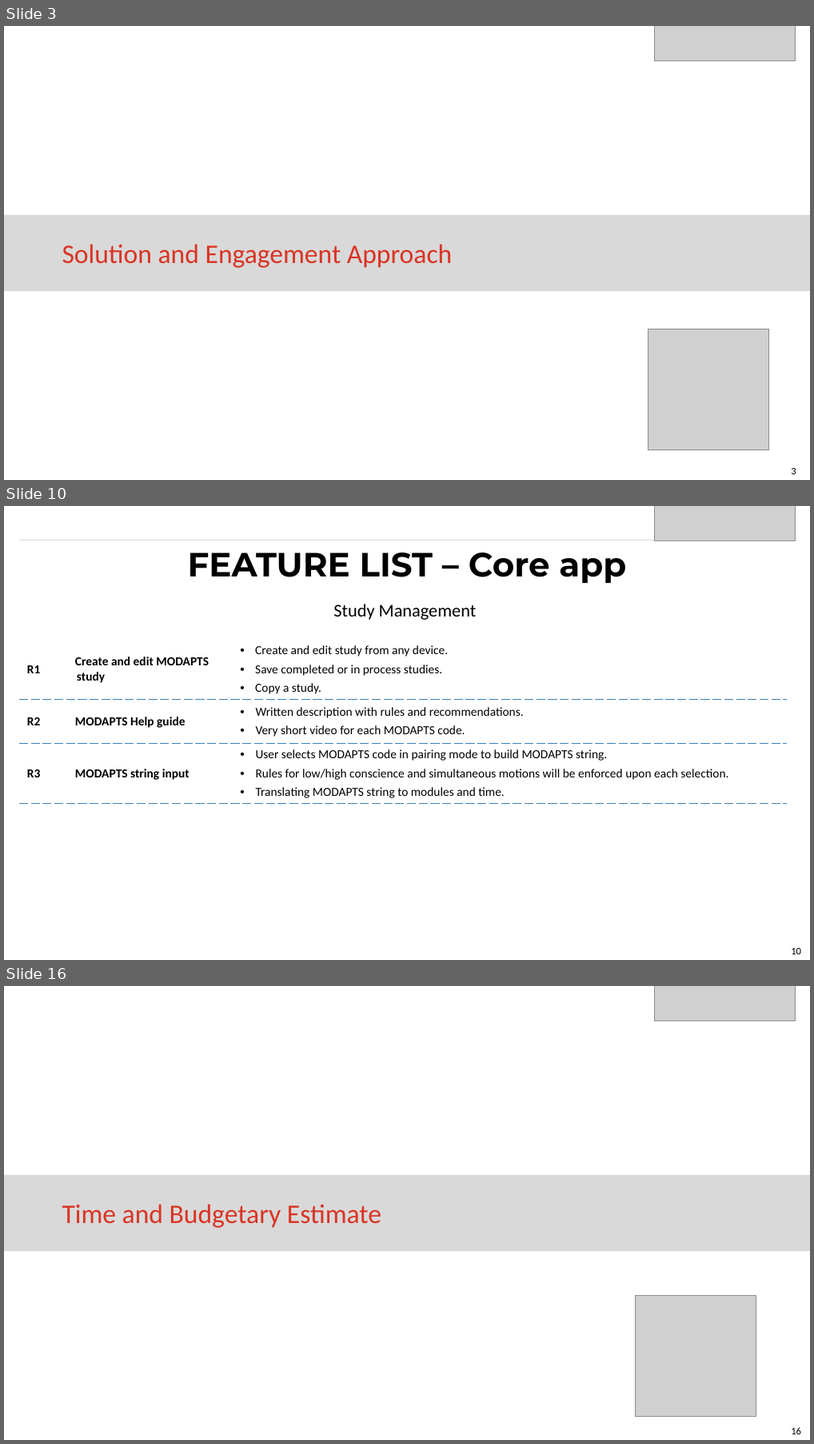
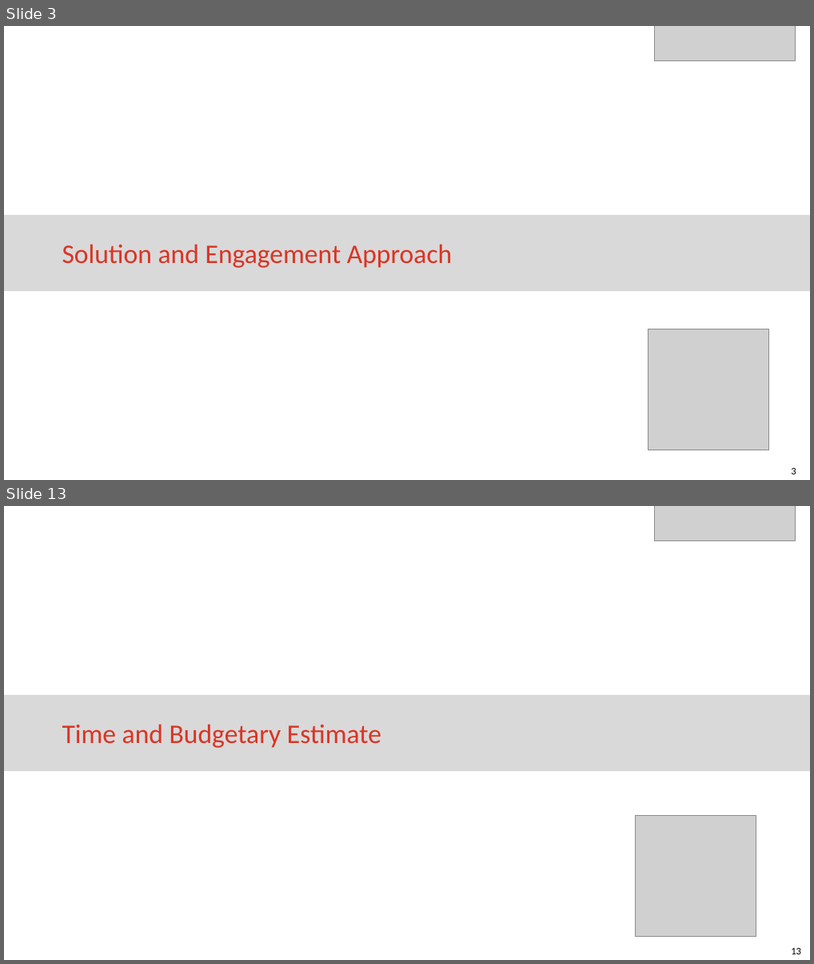
Before and after one commit to eaitbrahim/AltechEnclosures, a slide deck: Code Gate Proposal to Altech for Enclosures App.pptx. Shown one above the other, each under a label of ours: slides 3, 10 and 16 before the commit, slides 3 and 13 after it; the slides between them are not shown. The pictures are 814x1444 and 814x964 pixels, drawn with LibreOffice and Linux fonts; fonts in the diff are those of the drawing; grey boxes stand for pictures. Boxes give left, top, right and bottom in pixels: in the first picture for what was removed or moved away, otherwise in the second. Text is boxed around its words. In the diff, an @@ line names an element or a change of style, - is before the commit and + after.

```diff
--- a/Code Gate Proposal to Altech for Enclosures App.pptx
+++ b/Code Gate Proposal to Altech for Enclosures App.pptx
@@ slide 10 removed at [4,506,810,960], background #FFFFFF; not listed: 1 template element that a slide beside it also shows @@
@@ picture removed at [654,506,796,540] @@
@@ line removed from (19, 540) to (795, 540) @@
@@ title removed at [188,552,626,583] @@
-FEATURE LIST – Core app
@@ text removed at [334,604,477,620] @@
-Study Management
@@ table removed at [19,639,789,801], 3 rows, 3 columns @@
-R1 | Create and edit MODAPTS study | Create and edit study from any device. / Save completed or in process studies. / Copy a study.
-R2 | MODAPTS Help guide | Written description with rules and recommendations. / Very short video for each MODAPTS code.
-R3 | MODAPTS string input | User selects MODAPTS code in pairing mode to build MODAPTS string. / Rules for low/high conscience and simultaneous motions will be enforced upon each selection. / Translating MODAPTS string to modules and time.
@@ what was slide 16 is now slide 13 @@
@@ page number at [791,948,802,954]: text changed @@
-16
+13
```
Also in this commit, not shown: 6 slides changed, 7 slides added, 9 other slides removed.
